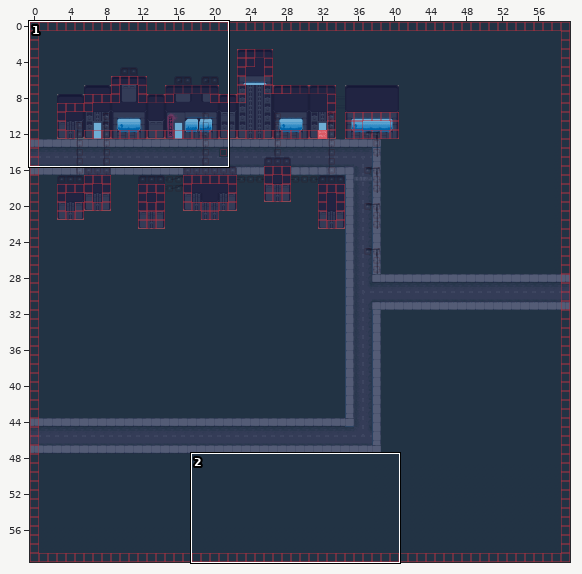
Two versions of a level (Tiled map, tiledMaps/City.tmx). Above: a wide view before the commit, with the close-up outlined.
Close-up. Before:
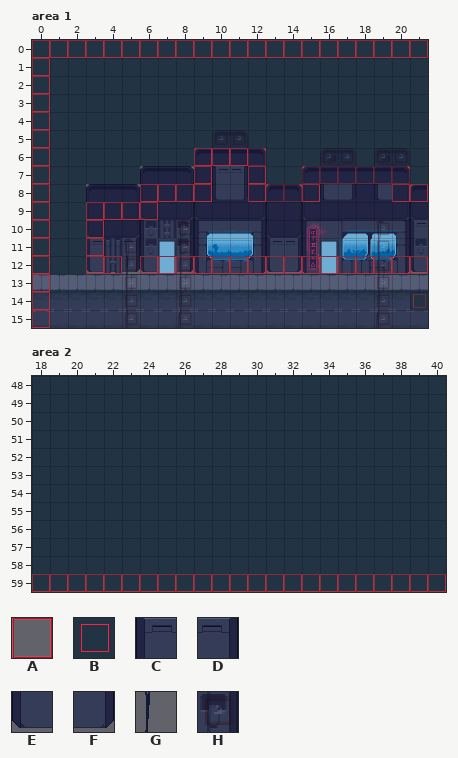
Cells are 40x40 px. Shown: area 1 x 0..21, y 0..15; area 2 x 18..40, y 48..59. The commit also changed other parts of the map, which this record leaves out.
Key: from "AllTiles": A 1, B 2, C 37, D 39, E 62, F 64, G 96; from "height": H 1.
_ is an empty cell.
Layers that did not change in this view are not listed.
Layer "Interactable" before, area 1, first column x 0:
 0 AAAAAAAAAAAAAAAAAAAAAA
 1 A_____________________
 2 A_____________________
 3 A_____________________
 4 A_____________________
 5 A_____________________
 6 A________AAAA_________
 7 A________ACDA__AAAAAA_
 8 A_____AAAAEFAAAAEF_EAA
 9 A__AAAA_______________
10 A__A__________________
11 A__A__________________
12 A__AAGAAAAAAAAAAAAAAAA
13 A_____________________
14 A____________________B
15 A_____________________
Layer "Heightmap" before, area 1, first column x 0:
 0 ______________________
 1 ______________________
 2 ______________________
 3 ______________________
 4 ______________________
 5 __________HH__________
 6 ________________HH_HH_
 7 ______________________
 8 ______________________
 9 ______________________
10 ________H__________H__
11 _____H__H__________H__
12 _____H__H__________H__
13 _____H__H__________H__
14 _____H__H__________H__
15 _____H__H__________H__
Layer "Interactable" before, area 2, first column x 18:
48 _______________________
49 _______________________
50 _______________________
51 _______________________
52 _______________________
53 _______________________
54 _______________________
55 _______________________
56 _______________________
57 _______________________
58 _______________________
59 AAAAAAAAAAAAAAAAAAAAAAA
Once edited:
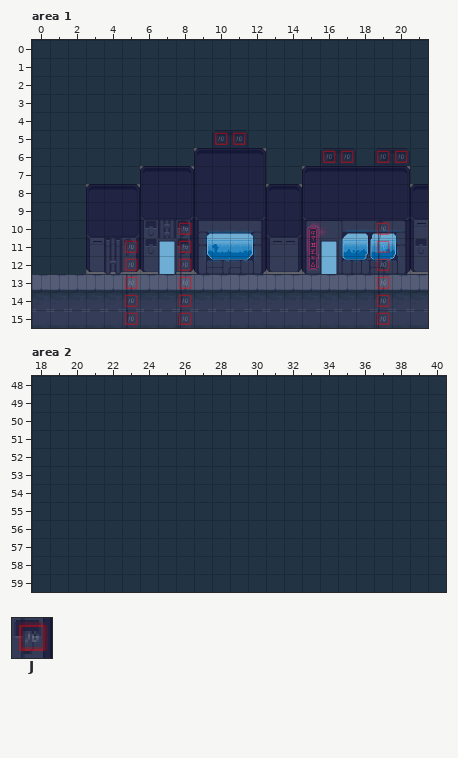
Further tiles: from "height": J 9.
See-through tiles are keyed as they look on the map.
From old to new:
Changed rows in their new state; . is an unchanged cell.
layer "Heightmap" opacity 29% -> 44%
Layer "Interactable" (now hidden), area 1:
first column x 0:
 0 ______________________
 1 _.....................
 2 _.....................
 3 _.....................
 4 _.....................
 5 _.....................
 6 _........____.........
 7 _........____..______.
 8 _.....____________.___
 9 _..____...............
10 _.._..................
11 _.._..................
12 _..___________________
13 _.....................
14 _...................._
15 _.....................
Layer "Heightmap", area 1:
first column x 10:
 5 JJ.........
 6 ......JJ.JJ
first column x 5:
10 ...J..........J
11 J..J..........J
12 J..J..........J
13 J..J..........J
14 J..J..........J
15 J..J..........J
Layer "Interactable" (now hidden), area 2:
first column x 18:
59 _______________________
